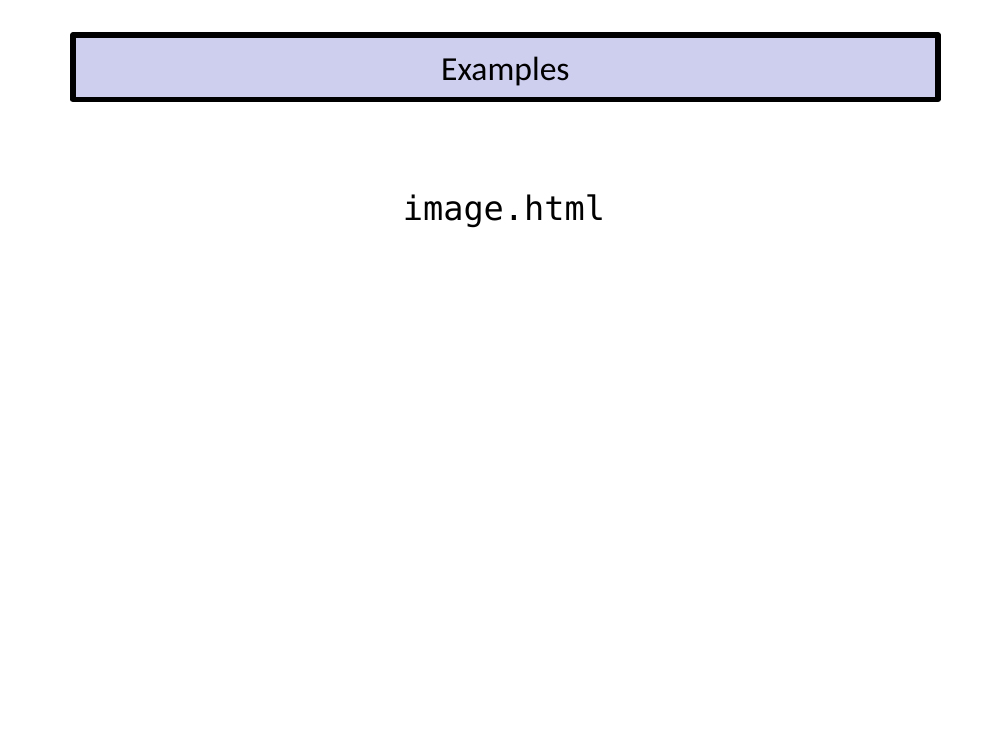
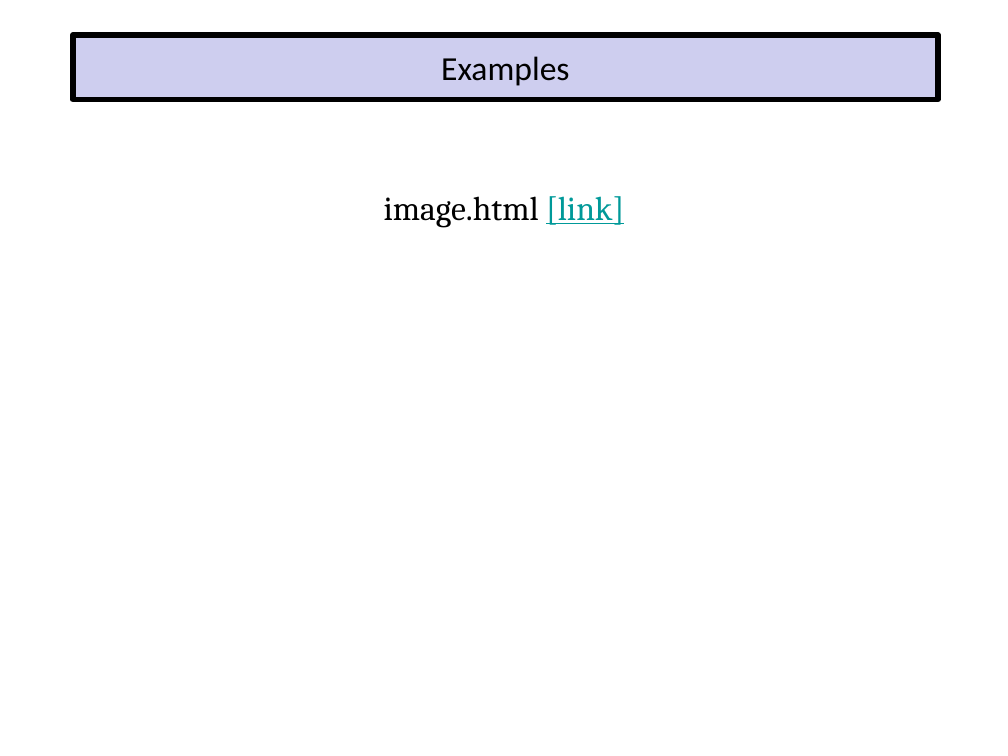
Before and after one commit to EricJPogue/www-epogue-info, a slide deck: slide 27 of CPSC-24700/Presentations/HTML5.pptx. Drawn at 1008x756 pixels with LibreOffice and Linux fonts; fonts in the diff are those of the drawing. Boxes give left, top, right and bottom in pixels: in the first picture for what was removed or moved away, otherwise in the second. Text is boxed around its words. In the diff, an @@ line names an element or a change of style, - is before the commit and + after.

Commit message:
Update HTML5 documents.

```diff
--- a/CPSC-24700/Presentations/HTML5.pptx
+++ b/CPSC-24700/Presentations/HTML5.pptx
@@ text at (x1=384, y1=196, x2=624, y2=228): text changed; font DejaVu Sans Mono to Cambria @@
-image.html
+image.html [link]
```
Also in this commit, not shown: 2 other slides changed, 1 other file.
